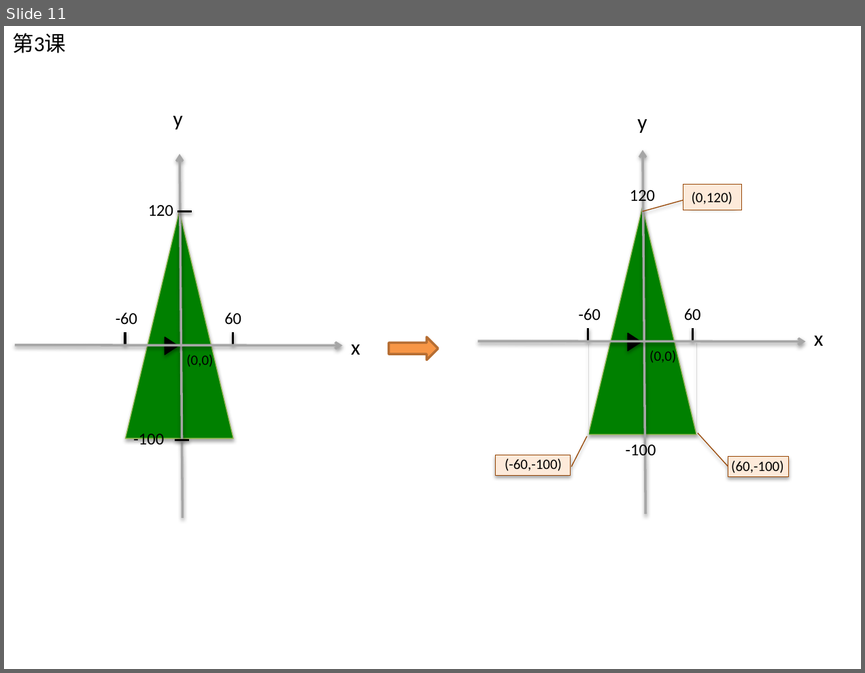
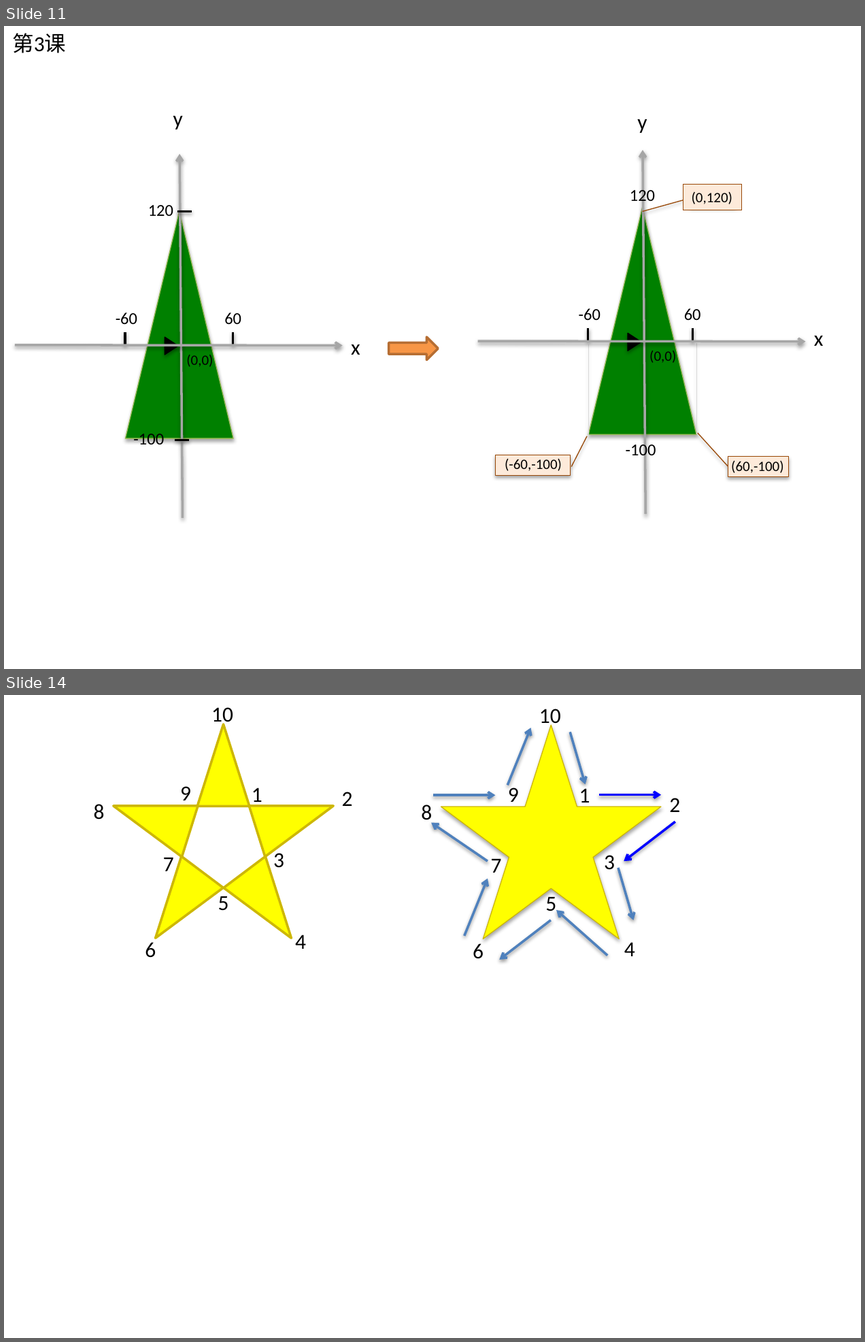
Before and after one commit to jellier/teachkidspython, a slide deck: Python入门课0.pptx. Shown one above the other, each under a label of ours: slide 11 before the commit, slides 11 and 14 after it; the slides between them are not shown. The pictures are 865x673 and 865x1342 pixels, drawn with LibreOffice and Linux fonts; fonts in the diff are those of the drawing. Boxes give left, top, right and bottom in pixels: in the first picture for what was removed or moved away, otherwise in the second. Text is boxed around its words. In the diff, an @@ line names an element or a change of style, - is before the commit and + after.

```diff
--- a/Python入门课0.pptx
+++ b/Python入门课0.pptx
@@ slide 14 added at (4,695,861,1338), background #FFFFFF @@
@@ text added at (211,707,233,727), 18 pt, text #000000 @@
+10
@@ text added at (539,709,561,728), 18 pt, text #000000 @@
+10
@@ star added at (113,724,334,938), fill #FFFF00, outline #CDB706 2 pt @@
@@ star added at (441,725,661,939), fill #FFFF00, outline #CDB706 0.75 pt @@
@@ arrow added from (508, 785) to (531, 728), #4F81BD 2 pt @@
@@ arrow added from (570, 732) to (585, 784), #4F81BD 2 pt @@
@@ text added at (180,786,191,806), 18 pt, text #000000 @@
+9
@@ text added at (252,787,262,807), 18 pt, text #000000 @@
+1
@@ text added at (342,792,353,806), 18 pt, text #000000 @@
+2
@@ arrow added from (433, 795) to (495, 795), #4F81BD 2 pt @@
@@ text added at (508,783,519,807), 18 pt, text #000000 @@
+9
@@ text added at (579,785,590,808), 18 pt, text #000000 @@
+1
@@ arrow added from (598, 794) to (661, 794), #0000FF 2 pt @@
@@ text added at (94,804,105,819), 18 pt, text #000000 @@
+8
@@ pentagon added at (182,807,265,888), fill #FFFFFF, outline #CDB706 2 pt @@
@@ text added at (421,804,432,824), 18 pt, text #000000 @@
+8
@@ text added at (669,798,680,812), 18 pt, text #000000 @@
+2
@@ arrow added from (487, 861) to (432, 823), #4F81BD 2 pt @@
@@ arrow added from (675, 821) to (623, 861), #0000FF 2 pt @@
@@ text added at (163,857,174,877), 18 pt, text #000000 @@
+7
@@ text added at (273,849,284,868), 18 pt, text #000000 @@
+3
@@ text added at (491,854,502,872), 18 pt, text #000000 @@
+7
@@ text added at (604,851,615,870), 18 pt, text #000000 @@
+3
@@ arrow added from (618, 868) to (633, 920), #4F81BD 2 pt @@
@@ text added at (218,892,229,911), 18 pt, text #000000 @@
+5
@@ arrow added from (464, 936) to (487, 879), #4F81BD 2 pt @@
@@ text added at (545,893,556,911), 18 pt, text #000000 @@
+5
@@ arrow added from (607, 955) to (557, 910), #4F81BD 2 pt @@
@@ text added at (295,934,306,949), 18 pt, text #000000 @@
+4
@@ arrow added from (551, 920) to (499, 960), #4F81BD 2 pt @@
@@ text added at (145,942,156,957), 18 pt, text #000000 @@
+6
@@ text added at (473,943,483,959), 18 pt, text #000000 @@
+6
@@ text added at (624,942,635,956), 18 pt, text #000000 @@
+4
```
Also in this commit, not shown: 4 other slides added, 1 slide removed, 9 other files.
